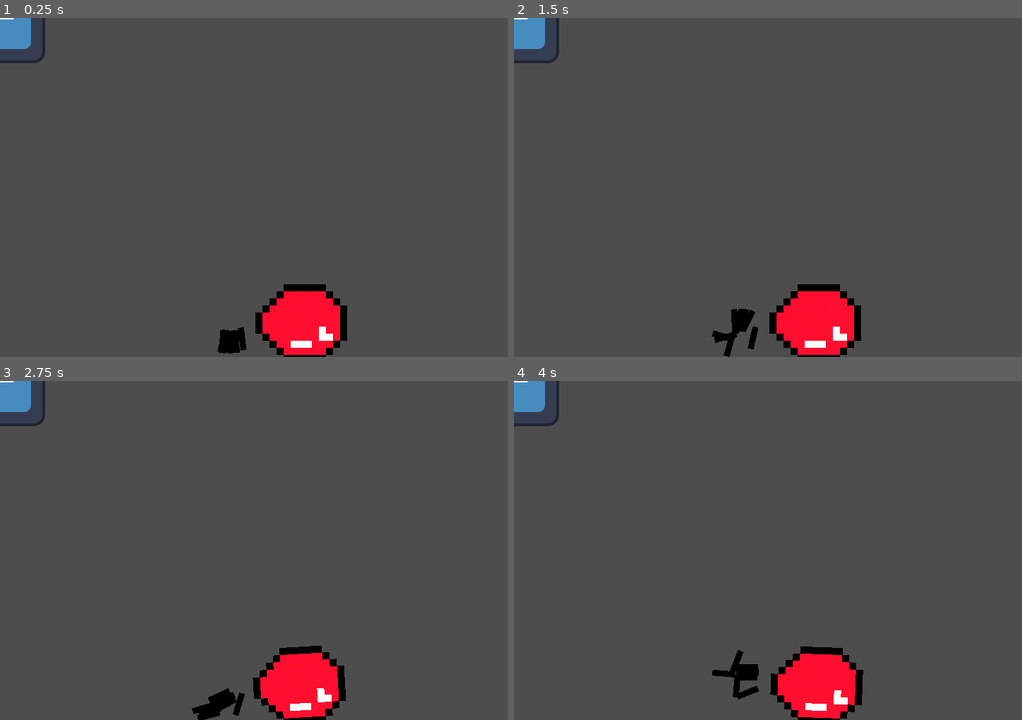
Above: before the commit, frames 1-4 (two rows, left to right).
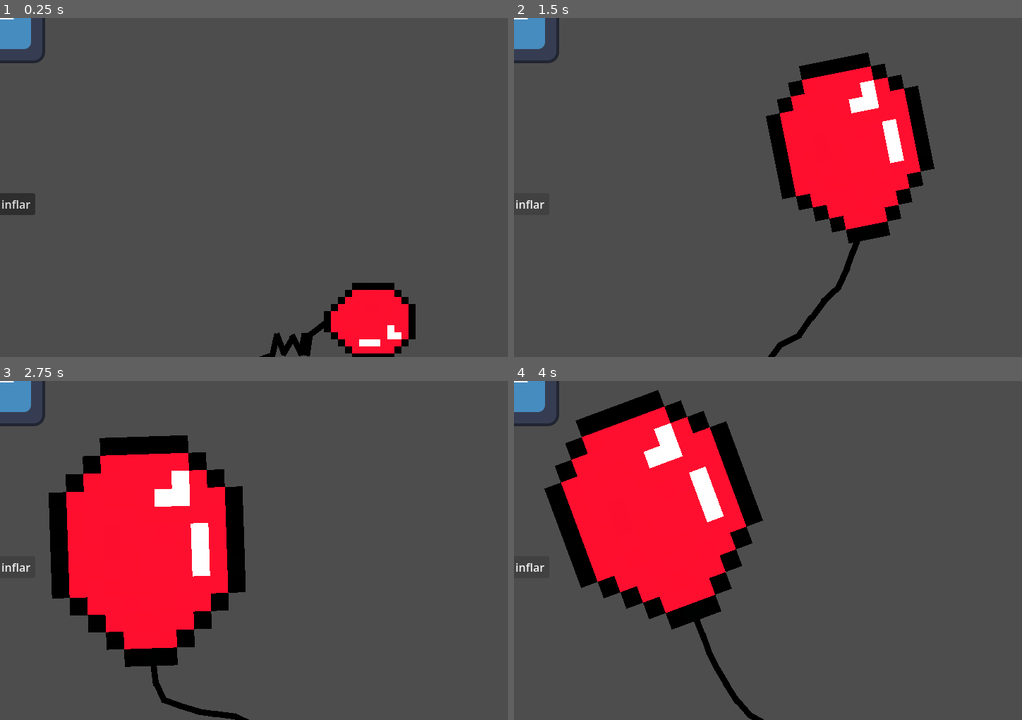
Above: after the commit, the same moments.

Repository: Orion784/jam_save
Game: Godot game, scene res://game.tscn
Same seed, same stepped clock (60 frames per second), same inputs: the game is played once before the commit and once after it. The engine's default icon, where the game draws it, is replaced by a stand-in: a white triangle on a blue panel in a dark square.
Inputs (mouse positions are in pixels of both pictures, inside the frame that each line leads up to):
- Up to frame 1 (0.25 s): no input
- Up to frame 2 (1.5 s): click (529, 204) at 0.5 s, where only the run after the commit has a clickable "inflar"; click (529, 204) at 1.25 s, where only the run after the commit has a clickable "inflar"
- Up to frame 3 (2.75 s): click (15, 567) at 2 s, where only the run after the commit has a clickable "inflar"
- Up to frame 4 (4 s): no input

The runs differ from the first frame. In frame 1, 6.4% of the frame differs, in the area x 0-82%, y 51-100%; in frame 2, 17%; in frame 3, 24%; in frame 4, 24%, in the area x 0-69%, y 2-100%.

Commit message:
globo masomenos

Diff:
--- a/baloon_manager.gd
+++ b/baloon_manager.gd
@@ -2,13 +2,34 @@
 
 class_name BallonManager
 
-@export var rope : Line2D
+@export var balloon : RigidBody2D
+@export var balloon_sprite : Sprite2D
+@export var balloon_hitbox : CollisionShape2D
+@export var is_tutorial : bool = true
 
 # Called when the node enters the scene tree for the first time.
 func _ready() -> void:
+
 	pass # Replace with function body.
 
+func reset_ballon() -> void :
+	balloon_sprite.scale = Vector2(10,10)
+	balloon_hitbox.scale = Vector2(10,10)
+	balloon.mass = 1
+	balloon.gravity_scale = 1
+	is_tutorial = true
 
-# Called every frame. 'delta' is the elapsed time since the previous frame.
+func inflate() -> void :
+	if is_tutorial :
+		$Balloon.mass = 0.04
+		if  balloon.gravity_scale >= 0 :
+			balloon.gravity_scale = 0
+		balloon.gravity_scale - 0.3
+		if balloon.gravity_scale >= -1:
+			balloon.gravity_scale = -1
+		balloon_sprite.scale += Vector2(5,5)
+		balloon_hitbox.scale += Vector2(5,5)
+
+
 func _process(delta: float) -> void:
 	pass
--- /dev/null
+++ b/game.gd
@@ -0,0 +1,24 @@
+extends Node2D
+
+class_name GameManager
+
+var current_stage = 1
+
+
+# Called when the node enters the scene tree for the first time.
+func _ready() -> void:
+
+	pass # Replace with function body.
+
+
+# Called every frame. 'delta' is the elapsed time since the previous frame.
+func _process(delta: float) -> void:
+	pass
+
+
+
+func player_pump() -> void:
+	#if $PumpManager.current_value >= desired_value:
+	#	$BaloonManager.inflate()
+	$BaloonManager.inflate()
+	pass # Replace with function body.
--- a/game.tscn
+++ b/game.tscn
@@ -1,16 +1,18 @@
 [gd_scene format=3 uid="uid://cicrblv87b3wb"]
 
 [ext_resource type="Script" uid="uid://cgt7gnwesn3vt" path="res://transition_manager.gd" id="1_e2o6t"]
+[ext_resource type="Script" uid="uid://g7xp56dm2his" path="res://game.gd" id="1_eow3j"]
 [ext_resource type="Script" uid="uid://8pkmwavmpll4" path="res://baloon_manager.gd" id="1_fc0e3"]
 [ext_resource type="Texture2D" uid="uid://c6qoe3y5mbd24" path="res://assets/globit.png" id="1_feb5d"]
 [ext_resource type="Texture2D" uid="uid://bfjcijurdfpp4" path="res://icon.svg" id="2_feb5d"]
 [ext_resource type="Texture2D" uid="uid://cx3pqenifm2d2" path="res://assets/chain_sprite.png" id="3_7jktm"]
+[ext_resource type="Script" uid="uid://e0lcxd6m46ss" path="res://pump_manager.gd" id="5_j5wjh"]
 
 [sub_resource type="PhysicsMaterial" id="PhysicsMaterial_2ov6r"]
 
 [sub_resource type="CapsuleShape2D" id="CapsuleShape2D_006r0"]
 radius = 5.0
-height = 12.0
+height = 11.599998
 
 [sub_resource type="PhysicsMaterial" id="PhysicsMaterial_006r0"]
 
@@ -23,31 +25,38 @@
 size = Vector2(721, 28)
 
 [node name="Game" type="Node2D" unique_id=130977296]
-
-[node name="BaloonManager" type="Node2D" parent="." unique_id=887546050 node_paths=PackedStringArray("rope")]
+script = ExtResource("1_eow3j")
+
+[node name="BaloonManager" type="Node2D" parent="." unique_id=887546050 node_paths=PackedStringArray("balloon", "balloon_sprite", "balloon_hitbox")]
+position = Vector2(8, -3)
 script = ExtResource("1_fc0e3")
-rope = NodePath("")
+balloon = NodePath("Balloon")
+balloon_sprite = NodePath("Balloon/Sprite2D")
+balloon_hitbox = NodePath("Balloon/CollisionShape2D")
 
 [node name="Balloon" type="RigidBody2D" parent="BaloonManager" unique_id=158244710]
-position = Vector2(427, 419)
+position = Vector2(486, 426)
 rotation = 1.5707964
-mass = 0.4
 physics_material_override = SubResource("PhysicsMaterial_2ov6r")
 
 [node name="Sprite2D" type="Sprite2D" parent="BaloonManager/Balloon" unique_id=1549797159]
 scale = Vector2(10, 10)
 texture = ExtResource("1_feb5d")
-offset = Vector2(0, 3)
 
 [node name="CollisionShape2D" type="CollisionShape2D" parent="BaloonManager/Balloon" unique_id=2007494877]
+position = Vector2(-0.9999999, -30.99997)
 scale = Vector2(10, 10)
 shape = SubResource("CapsuleShape2D_006r0")
 
 [node name="Rope" type="Node2D" parent="BaloonManager" unique_id=1984252721]
-position = Vector2(347, 353)
+z_index = -1
+position = Vector2(437, 361)
 
 [node name="chain" type="RigidBody2D" parent="BaloonManager/Rope" unique_id=1763431631]
-position = Vector2(-5, 91)
+position = Vector2(5, 80)
+rotation = 0.715585
+collision_layer = 2
+collision_mask = 2
 mass = 0.004
 physics_material_override = SubResource("PhysicsMaterial_006r0")
 
@@ -66,12 +75,14 @@
 shape = SubResource("RectangleShape2D_2m32e")
 
 [node name="chain2" type="RigidBody2D" parent="BaloonManager/Rope" unique_id=2028385720]
-position = Vector2(-33, 90)
+position = Vector2(-2, 106)
+collision_layer = 2
+collision_mask = 2
 mass = 0.004
 physics_material_override = SubResource("PhysicsMaterial_006r0")
 
 [node name="PinJoint2D" type="PinJoint2D" parent="BaloonManager/Rope/chain2" unique_id=1846525246]
-position = Vector2(0, 9)
+position = Vector2(0, -16)
 node_a = NodePath("../../chain")
 node_b = NodePath("..")
 
@@ -85,7 +96,10 @@
 shape = SubResource("RectangleShape2D_2m32e")
 
 [node name="chain3" type="RigidBody2D" parent="BaloonManager/Rope" unique_id=1507944874]
-position = Vector2(-33, 90)
+position = Vector2(-9, 108)
+rotation = -0.80285144
+collision_layer = 2
+collision_mask = 2
 mass = 0.004
 physics_material_override = SubResource("PhysicsMaterial_006r0")
 
@@ -104,7 +118,10 @@
 shape = SubResource("RectangleShape2D_2m32e")
 
 [node name="chain4" type="RigidBody2D" parent="BaloonManager/Rope" unique_id=800079051]
-position = Vector2(-33, 90)
+position = Vector2(-21, 106)
+rotation = 3.1415927
+collision_layer = 2
+collision_mask = 2
 mass = 0.004
 physics_material_override = SubResource("PhysicsMaterial_006r0")
 
@@ -123,7 +140,10 @@
 shape = SubResource("RectangleShape2D_2m32e")
 
 [node name="chain5" type="RigidBody2D" parent="BaloonManager/Rope" unique_id=240597107]
-position = Vector2(-33, 90)
+position = Vector2(-25, 115)
+rotation = -0.44505897
+collision_layer = 2
+collision_mask = 2
 mass = 0.004
 physics_material_override = SubResource("PhysicsMaterial_006r0")
 
@@ -142,7 +162,10 @@
 shape = SubResource("RectangleShape2D_2m32e")
 
 [node name="chain6" type="RigidBody2D" parent="BaloonManager/Rope" unique_id=871304650]
-position = Vector2(-33, 90)
+position = Vector2(-35, 109)
+rotation = -2.7925267
+collision_layer = 2
+collision_mask = 2
 mass = 0.004
 physics_material_override = SubResource("PhysicsMaterial_006r0")
 
@@ -161,7 +184,9 @@
 shape = SubResource("RectangleShape2D_2m32e")
 
 [node name="chain7" type="RigidBody2D" parent="BaloonManager/Rope" unique_id=2056215611]
-position = Vector2(-33, 90)
+position = Vector2(-41, 115)
+collision_layer = 2
+collision_mask = 2
 mass = 0.004
 physics_material_override = SubResource("PhysicsMaterial_006r0")
 
@@ -180,7 +205,10 @@
 shape = SubResource("RectangleShape2D_2m32e")
 
 [node name="chain8" type="RigidBody2D" parent="BaloonManager/Rope" unique_id=932191240]
-position = Vector2(-33, 90)
+position = Vector2(-47, 105)
+rotation = -2.4958208
+collision_layer = 2
+collision_mask = 2
 mass = 0.004
 physics_material_override = SubResource("PhysicsMaterial_006r0")
 
@@ -199,7 +227,10 @@
 shape = SubResource("RectangleShape2D_2m32e")
 
 [node name="chain9" type="RigidBody2D" parent="BaloonManager/Rope" unique_id=325953640]
-position = Vector2(-33, 90)
+position = Vector2(-67, 123)
+rotation = -1.8779743
+collision_layer = 2
+collision_mask = 2
 mass = 0.004
 physics_material_override = SubResource("PhysicsMaterial_006r0")
 
@@ -208,6 +239,13 @@
 node_a = NodePath("../../chain8")
 node_b = NodePath("..")
 
+[node name="PinJoint2D2" type="PinJoint2D" parent="BaloonManager/Rope/chain9" unique_id=236874379]
+position = Vector2(-0.25938964, -19.23364)
+rotation = 1.7139133
+scale = Vector2(0.9999998, 0.9999998)
+node_a = NodePath("..")
+node_b = NodePath("../../../ground")
+
 [node name="Sprite2D" type="Sprite2D" parent="BaloonManager/Rope/chain9" unique_id=806328855]
 position = Vector2(0, -4)
 scale = Vector2(0.53125, 1)
@@ -217,15 +255,18 @@
 position = Vector2(0, -4)
 shape = SubResource("RectangleShape2D_2m32e")
 
-[node name="StaticBody2D" type="StaticBody2D" parent="BaloonManager" unique_id=847231182]
+[node name="ground" type="StaticBody2D" parent="BaloonManager" unique_id=847231182]
 position = Vector2(4, 483)
+collision_layer = 3
+collision_mask = 3
 physics_material_override = SubResource("PhysicsMaterial_2m32e")
 
-[node name="CollisionShape2D" type="CollisionShape2D" parent="BaloonManager/StaticBody2D" unique_id=1308609159]
+[node name="CollisionShape2D" type="CollisionShape2D" parent="BaloonManager/ground" unique_id=1308609159]
 position = Vector2(350.5, 13)
 shape = SubResource("RectangleShape2D_1y1g7")
 
 [node name="PumpManager" type="Node2D" parent="." unique_id=1817054514]
+script = ExtResource("5_j5wjh")
 
 [node name="TransitionManager" type="Node2D" parent="." unique_id=65179397 node_paths=PackedStringArray("current_sprite")]
 script = ExtResource("1_e2o6t")
@@ -237,3 +278,13 @@
 
 [node name="EnemeyManager" type="Node2D" parent="." unique_id=1175769898]
 position = Vector2(7, 0)
+
+[node name="Button" type="Button" parent="." unique_id=574871486]
+offset_left = -4.0
+offset_top = 248.0
+offset_right = 50.0
+offset_bottom = 279.0
+text = "inflar
+"
+
+[connection signal="button_down" from="Button" to="." method="player_pump"]
--- /dev/null
+++ b/pump_manager.gd
@@ -0,0 +1,12 @@
+extends Node2D
+
+
+
+# Called when the node enters the scene tree for the first time.
+func _ready() -> void:
+	pass # Replace with function body.
+
+
+# Called every frame. 'delta' is the elapsed time since the previous frame.
+func _process(delta: float) -> void:
+	pass
Not shown, added: game.gd.uid
Not shown, added: pump_manager.gd.uid
